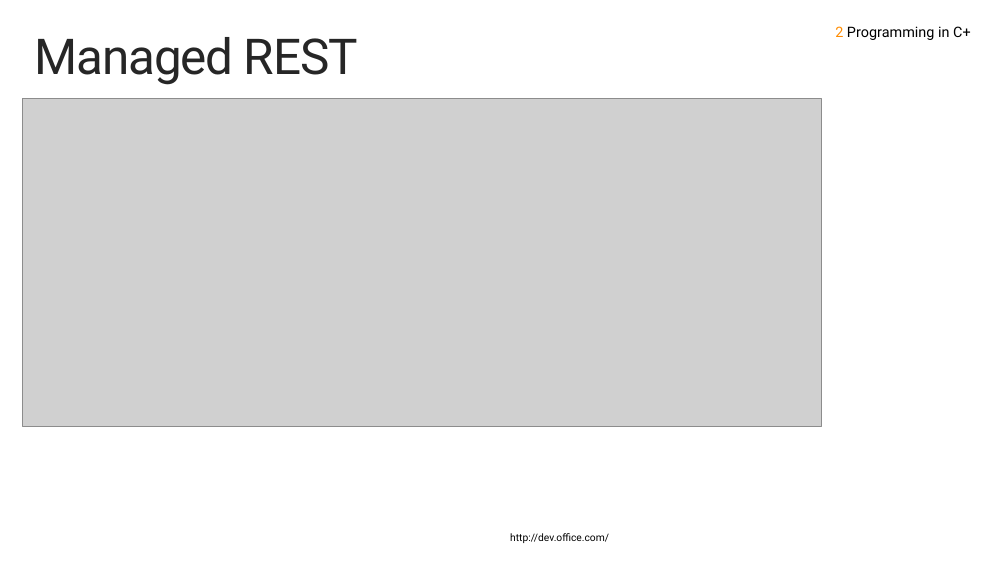
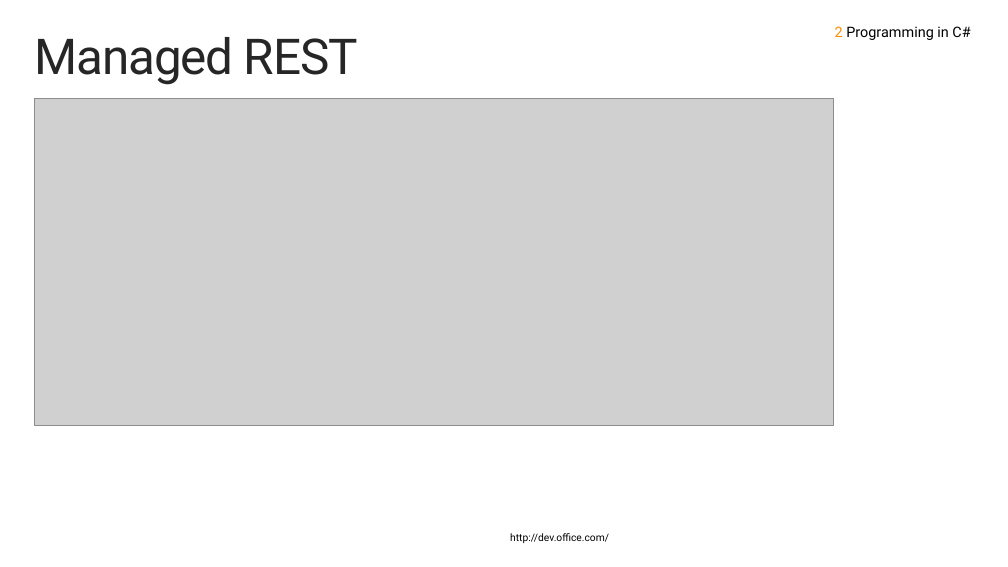
Before and after one commit to fabbbiob/TrainingContent, a slide deck: slide 17 of O3652/O3652-6 Deep Dive into Provider Hosted Add-ins/O3652-6 Deep Dive into Provider Hosted Apps.pptx (slide 18 before the commit). Drawn at 1008x567 pixels with LibreOffice and Linux fonts; fonts in the diff are those of the drawing; grey boxes stand for pictures; background and template pictures are left out. Boxes give left, top, right and bottom in pixels: in the first picture for what was removed or moved away, otherwise in the second. Text is boxed around its words. In the diff, an @@ line names an element or a change of style, - is before the commit and + after.

```diff
--- a/O3652/O3652-6 Deep Dive into Provider Hosted Add-ins/O3652-6 Deep Dive into Provider Hosted Apps.pptx
+++ b/O3652/O3652-6 Deep Dive into Provider Hosted Add-ins/O3652-6 Deep Dive into Provider Hosted Apps.pptx
@@ text at box(835, 26, 970, 40): text changed @@
-2 Programming in C+
+2 Programming in C#
@@ picture: place and size @@
-picture at box(22, 99, 821, 426)
+picture at box(35, 99, 834, 426)
```
Also in this commit, not shown: 16 other slides changed, 1 slide added, 3 slides removed.
